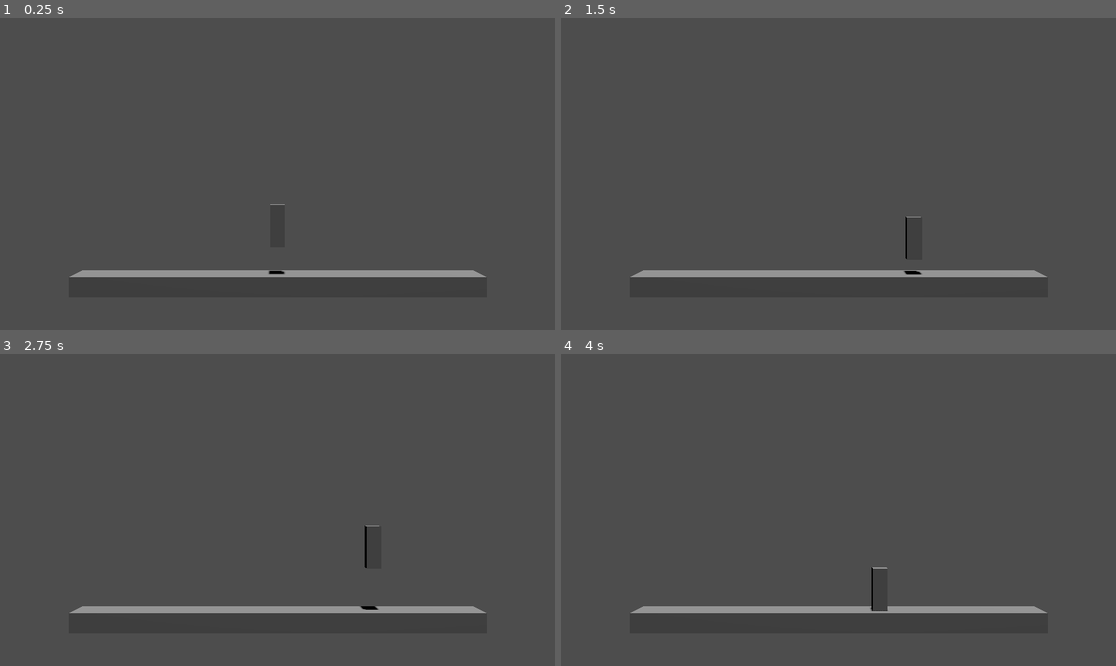
Above: before the commit, frames 1-4 (two rows, left to right).
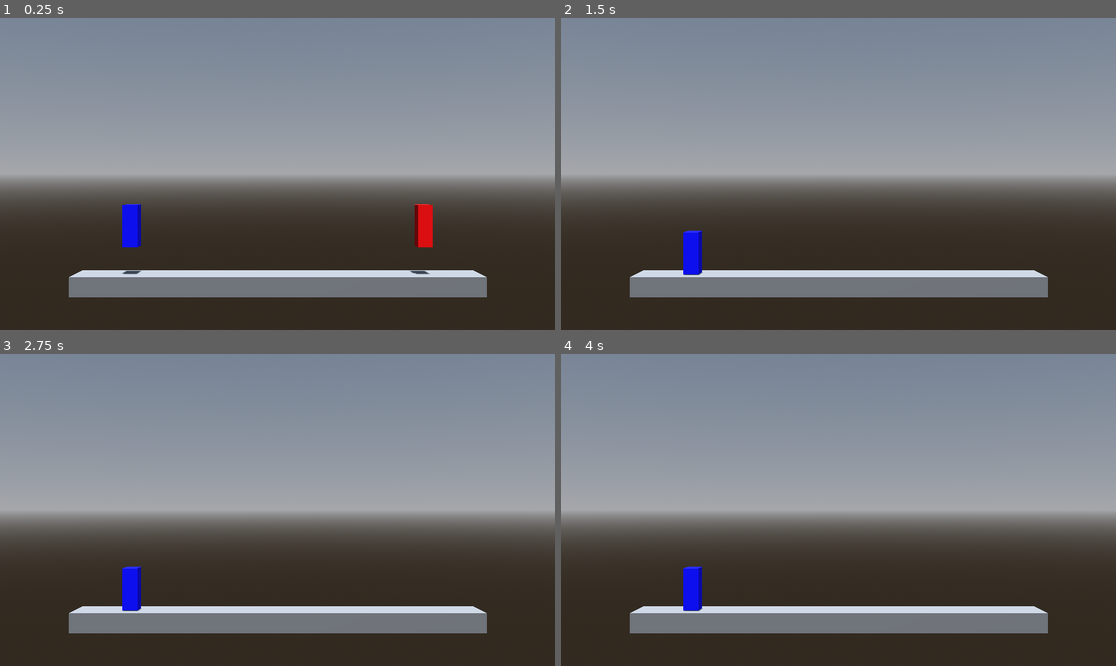
Above: after the commit, the same moments.

Repository: CocoMarck/SuperSmashTux
Game: Godot game, scene res://Scenes/Game.tscn
The game is run twice, just before and just after one commit, with the same random seed, the same clock (stepped at 60 frames per second) and the same inputs.
Inputs:
- Up to frame 1 (0.25 s): no input
- Up to frame 2 (1.5 s): hold Right (move_right) 0.53-1.28 s; hold Space (jump) 0.53-1.28 s; hold Left (move_left) from 1.28 s (still down); tap Space (jump) at 1.35 s
- Up to frame 3 (2.75 s): tap Space (jump) at 1.52, 1.82 s; tap Enter at 2 s; release Left (move_left) at 2.03 s; hold Right (move_right) from 2.03 s (still down); hold Space (jump) from 2.03 s (still down)
- Up to frame 4 (4 s): release Right (move_right) at 2.78 s; release Space (jump) at 2.78 s; hold Up (move_up) 2.78-3.53 s; tap Space (jump) at 2.85, 3.02, 3.32 s; tap Enter at 3.5 s; hold Left (move_left) from 3.53 s (still down); hold Space (jump) from 3.53 s (still down)

The runs differ from the first frame. In frame 1, 93% of the frame differs, in the area x 0-100%, y 0-100%; in frame 2, 93%; in frame 3, 93%; in frame 4, 93%.

Commit message:
Visual and control differences between player 1 and player 2

Diff:
--- /dev/null
+++ b/Materials/mat_blue.tres
@@ -0,0 +1,4 @@
+[gd_resource type="StandardMaterial3D" format=3 uid="uid://dn2jv3t2f4mog"]
+
+[resource]
+albedo_color = Color(0, 0, 1, 1)
--- /dev/null
+++ b/Materials/mat_red.tres
@@ -0,0 +1,4 @@
+[gd_resource type="StandardMaterial3D" format=3 uid="uid://d3u0maubo42gx"]
+
+[resource]
+albedo_color = Color(1, 0, 0, 1)
--- a/Scenes/Game.tscn
+++ b/Scenes/Game.tscn
@@ -1,6 +1,9 @@
 [gd_scene format=3 uid="uid://dkpng3ohg1ql1"]
 
-[ext_resource type="PackedScene" uid="uid://de4tgdk06il7y" path="res://Scenes/Objects/player.tscn" id="1_iukft"]
+[ext_resource type="PackedScene" uid="uid://de4tgdk06il7y" path="res://Scenes/Objects/player.tscn" id="1_ebmjs"]
+[ext_resource type="Environment" uid="uid://lit05fb87j4a" path="res://environments/env_game.tres" id="2_qxrlw"]
+
+[sub_resource type="CameraAttributesPractical" id="CameraAttributesPractical_gl6un"]
 
 [sub_resource type="BoxShape3D" id="BoxShape3D_bkxvp"]
 size = Vector3(41.528046, 2, 4)
@@ -9,6 +12,21 @@
 size = Vector3(41.53715, 2, 4)
 
 [node name="Main" type="Node" unique_id=1119345977]
+
+[node name="WorldEnvironment" type="WorldEnvironment" parent="." unique_id=986018196]
+environment = ExtResource("2_qxrlw")
+camera_attributes = SubResource("CameraAttributesPractical_gl6un")
+
+[node name="DirectionalLight3D" type="DirectionalLight3D" parent="." unique_id=1209438478]
+transform = Transform3D(0.99935186, 1.1327209e-08, 0.0359984, -0.035516914, 0.16300808, 0.9859853, -0.005868019, -0.9866248, 0.16290243, 0, 11.2912, 0)
+shadow_enabled = true
+
+[node name="CameraPivot" type="Marker3D" parent="." unique_id=1550034331]
+
+[node name="Camera3D" type="Camera3D" parent="CameraPivot" unique_id=583411287]
+transform = Transform3D(1, 0, 0, 0, 1, 0, 0, 0, 1, -0.020214915, 10.238355, 59.83735)
+fov = 30.0
+size = 25.418
 
 [node name="Ground" type="StaticBody3D" parent="." unique_id=64168988]
 transform = Transform3D(1, 0, 0, 0, 1, 0, 0, 0, 1, 0, -1, 0)
@@ -20,16 +38,9 @@
 [node name="MeshInstance3D" type="MeshInstance3D" parent="Ground" unique_id=2124560518]
 mesh = SubResource("BoxMesh_o7g8m")
 
-[node name="DirectionalLight3D" type="DirectionalLight3D" parent="." unique_id=1209438478]
-transform = Transform3D(0.9993518, 7.604334e-09, 0.0359984, -0.03551691, 0.16300808, 0.9859853, -0.0058680186, -0.9866248, 0.16290237, 0, 11.2912, 0)
-shadow_enabled = true
+[node name="Player1" parent="." unique_id=9210622 instance=ExtResource("1_ebmjs")]
+transform = Transform3D(3, 0, 0, 0, 3, 0, 0, 0, 3, -15, 7.076, 0)
 
-[node name="Player" parent="." unique_id=9210622 instance=ExtResource("1_iukft")]
-transform = Transform3D(3, 0, 0, 0, 3, 0, 0, 0, 3, 0, 7.0756, 0)
-
-[node name="CameraPivot" type="Marker3D" parent="." unique_id=1550034331]
-
-[node name="Camera3D" type="Camera3D" parent="CameraPivot" unique_id=583411287]
-transform = Transform3D(1, 0, 0, 0, 1, 0, 0, 0, 1, -0.020214915, 10.238355, 59.83735)
-fov = 30.0
-size = 25.418
+[node name="Player2" parent="." unique_id=1153622412 instance=ExtResource("1_ebmjs")]
+transform = Transform3D(3, 0, 0, 0, 3, 0, 0, 0, 3, 15, 7.076, 0)
+player_id = 1
--- a/Scenes/Objects/player.tscn
+++ b/Scenes/Objects/player.tscn
@@ -1,16 +1,20 @@
 [gd_scene format=3 uid="uid://de4tgdk06il7y"]
 
 [ext_resource type="Script" uid="uid://bygvcsy0b1osw" path="res://Scripts/player.gd" id="1_x23co"]
+[ext_resource type="Material" uid="uid://dn2jv3t2f4mog" path="res://Materials/mat_blue.tres" id="2_kvv6r"]
+[ext_resource type="Material" uid="uid://d3u0maubo42gx" path="res://Materials/mat_red.tres" id="3_picsy"]
 
 [sub_resource type="BoxMesh" id="BoxMesh_xr3lx"]
 size = Vector3(0.5, 1.4297851, 0.5)
 
 [sub_resource type="CapsuleShape3D" id="CapsuleShape3D_ycn7k"]
-radius = 0.3
-height = 1.4361328
+radius = 0.25
+height = 1.45
 
 [node name="Player" type="CharacterBody3D" unique_id=1153622412]
 script = ExtResource("1_x23co")
+mat_player_1 = ExtResource("2_kvv6r")
+mat_player_2 = ExtResource("3_picsy")
 
 [node name="Pivot" type="Node3D" parent="." unique_id=1550319720]
 
--- a/Scripts/player.gd
+++ b/Scripts/player.gd
@@ -1,39 +1,61 @@
 extends CharacterBody3D
 
-# Velocidad de player, y acelearacion de caida.
+# Enumeracion de IDs posibles de jugadores.
+enum PlayerId { PLAYER_1, PLAYER_2 }
+
+# Propiedades publicas del script.
+@export var player_id : PlayerId
+@export var mat_player_1 : Material
+@export var mat_player_2 : Material
 @export var speed = 14
 @export var fall_acceleration = 48
-@export var jump_impulse = 20
+@export var jump_impulse = 25
 
-# Propiedad necesaria para gravedad.
+# Propiedades privadas del script.
 var target_velocity = Vector3.ZERO
 
-# Funcion de procesamiento de fisicas. Tambien teine metido el movimiento.
+func _ready() -> void:
+	# Cambiar el color del jugador dependiendo su ID.
+	match player_id:
+		PlayerId.PLAYER_1:
+			$Pivot/Character.material_override = mat_player_1
+		PlayerId.PLAYER_2:
+			$Pivot/Character.material_override = mat_player_2
+
+# Funcion de procesamiento de fisicas. Tambien tiene metido el movimiento.
 func _physics_process(delta):
 	var direction = Vector3.ZERO
+	var is_jumping = false
 
-	# Direcciones del player
-	if Input.is_action_pressed("move_right"):
-		direction.x += 1
-	if Input.is_action_pressed("move_left"):
-		direction.x -= 1
+	# Direcciones de movimiento y salto según el Id de jugador.
+	match player_id:
+		PlayerId.PLAYER_1:
+			if Input.is_key_pressed(KEY_D): # Derecha J1
+				direction.x += 1
+			if Input.is_key_pressed(KEY_A): # Izquierda J1
+				direction.x -= 1
+			is_jumping = Input.is_key_pressed(KEY_W) # Salto J1
+		PlayerId.PLAYER_2:
+			if Input.is_key_pressed(KEY_RIGHT): # Derecha J2
+				direction.x += 1
+			if Input.is_key_pressed(KEY_LEFT): # Izquierda J2
+				direction.x -= 1
+			is_jumping = Input.is_key_pressed(KEY_UP) # Salto J2
 
-	# Mover direccion visual plaeyer
+	# Mover direccion visual plaeyer.
 	if direction != Vector3.ZERO:
 		direction = direction.normalized()
 		$Pivot.basis = Basis.looking_at(direction)
 
-	# Volocidad en terra
+	# Volocidad en terra.
 	target_velocity.x = direction.x * speed
 
-	# Volocidad vertical. Gravedad
-	var jump = (Input.is_action_pressed("jump") == true ) or (Input.is_action_pressed("move_up") == true)
+	# Aplicar gravedad o impulso de salto segun el caso.
 	if not is_on_floor():
 		target_velocity.y -= fall_acceleration * delta
-	else:
-		if jump:
-			target_velocity.y = jump_impulse
+	elif is_jumping:
+		target_velocity.y = jump_impulse
 
-	# Mover personaje
+	# Aplicar movimiento del personaje.
 	velocity = target_velocity
 	move_and_slide()
--- /dev/null
+++ b/environments/env_game.tres
@@ -0,0 +1,11 @@
+[gd_resource type="Environment" format=3 uid="uid://lit05fb87j4a"]
+
+[sub_resource type="ProceduralSkyMaterial" id="ProceduralSkyMaterial_77sml"]
+
+[sub_resource type="Sky" id="Sky_kpc6n"]
+sky_material = SubResource("ProceduralSkyMaterial_77sml")
+
+[resource]
+background_mode = 2
+background_color = Color(0.36282945, 0.36282948, 0.36282936, 1)
+sky = SubResource("Sky_kpc6n")
--- a/project.godot
+++ b/project.godot
@@ -15,7 +15,7 @@
 [application]
 
 config/name="SuperSmashTux"
-run/main_scene="res://Scenes/Game.tscn"
+run/main_scene="res://Scenes/game.tscn"
 config/features=PackedStringArray("4.7", "Forward Plus")
 config/icon="uid://cbnddvxbwvp0a"
 
